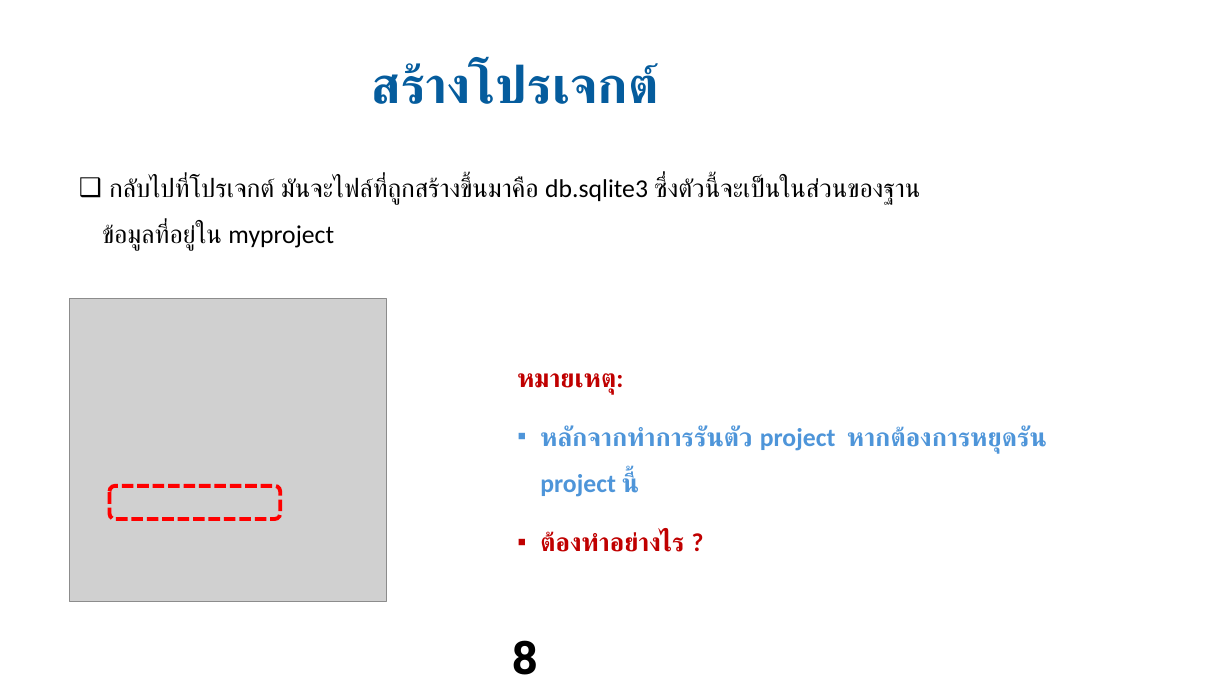
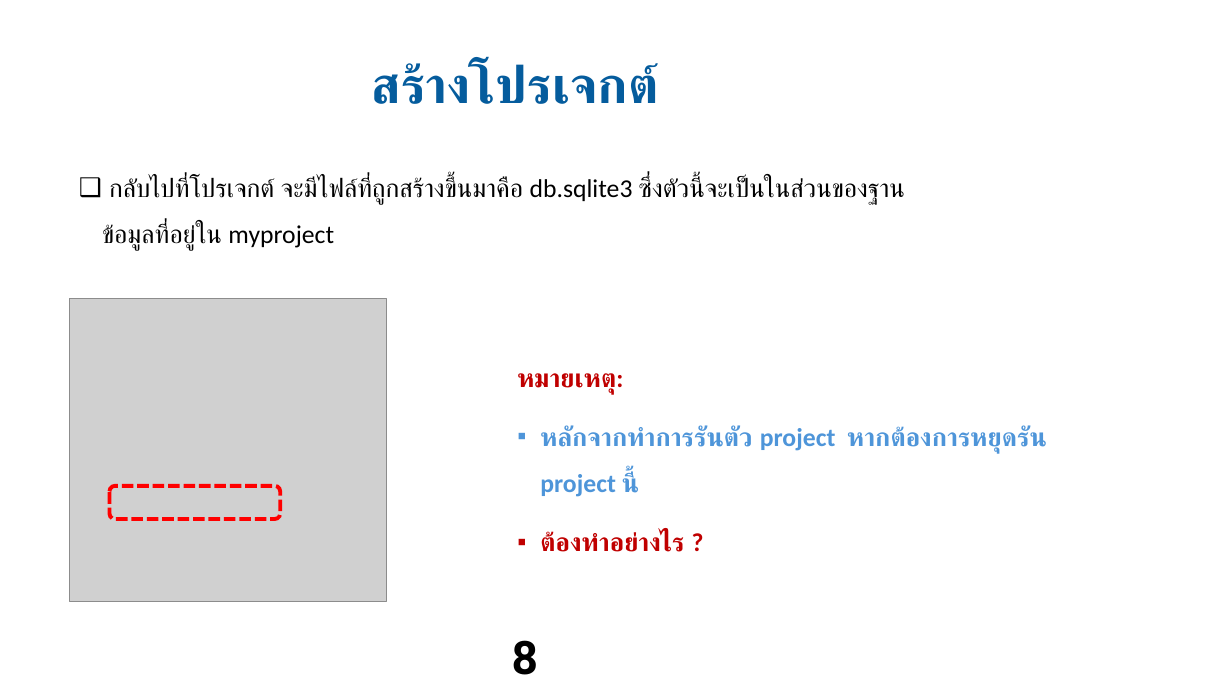
Before and after one commit to ThePopPy/Class-ICT, a slide deck: slide 8 of ICT12367/สป.7/Lab7_ST.pptx. Drawn at 1232x693 pixels with LibreOffice and Linux fonts; fonts in the diff are those of the drawing; grey boxes stand for pictures; background and template pictures are left out. Boxes give left, top, right and bottom in pixels: in the first picture for what was removed or moved away, otherwise in the second. Text is boxed around its words. In the diff, an @@ line names an element or a change of style, - is before the commit and + after.

```diff
--- a/ICT12367/สป.7/Lab7_ST.pptx
+++ b/ICT12367/สป.7/Lab7_ST.pptx
@@ text at (x1=102, y1=178, x2=905, y2=251): text changed @@
-❑ กลับไปที่โปรเจกต์ มันจะไฟล์ที่ถูกสร้างขึ้นมาคือ db.sqlite3 ซึ่งตัวนี้จะเป็นในส่วนของฐานข้อมูลที่อยู่ใน myproject
+❑ กลับไปที่โปรเจกต์ จะมีไฟล์ที่ถูกสร้างขึ้นมาคือ db.sqlite3 ซึ่งตัวนี้จะเป็นในส่วนของฐานข้อมูลที่อยู่ใน myproject
```
Also in this commit, not shown: 1 other slide changed, 18 other files.
